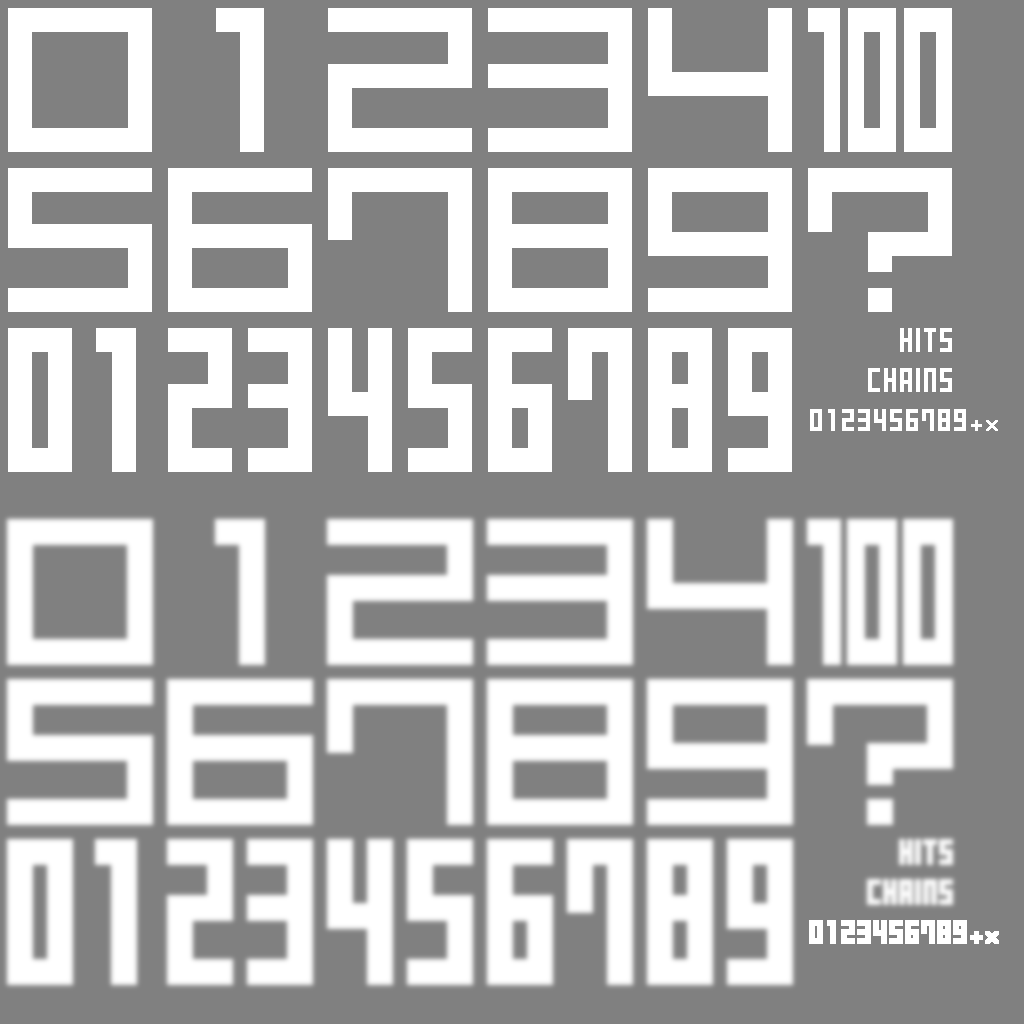
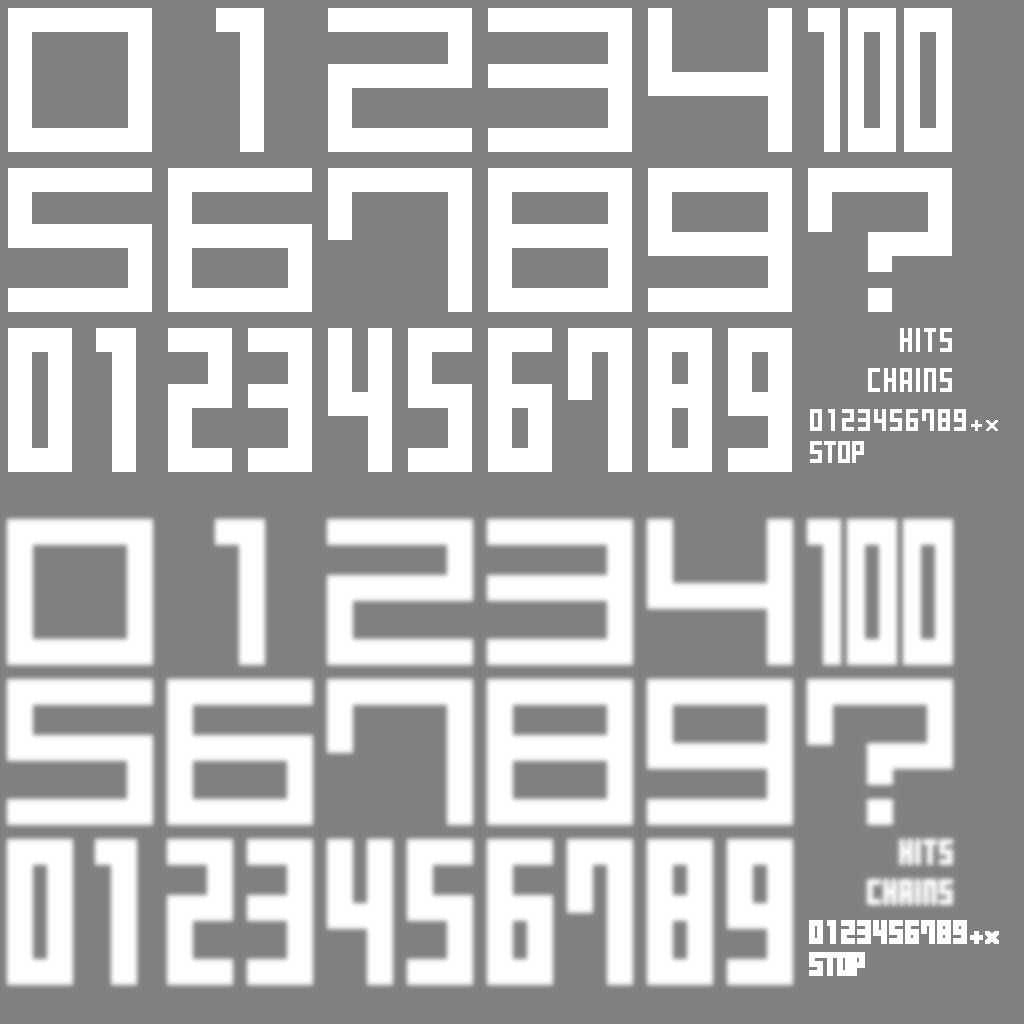
Revision of a layered 1024x1024 image; what changed, layer by layer:
painted on "背景" over 809, 441, 865, 976
